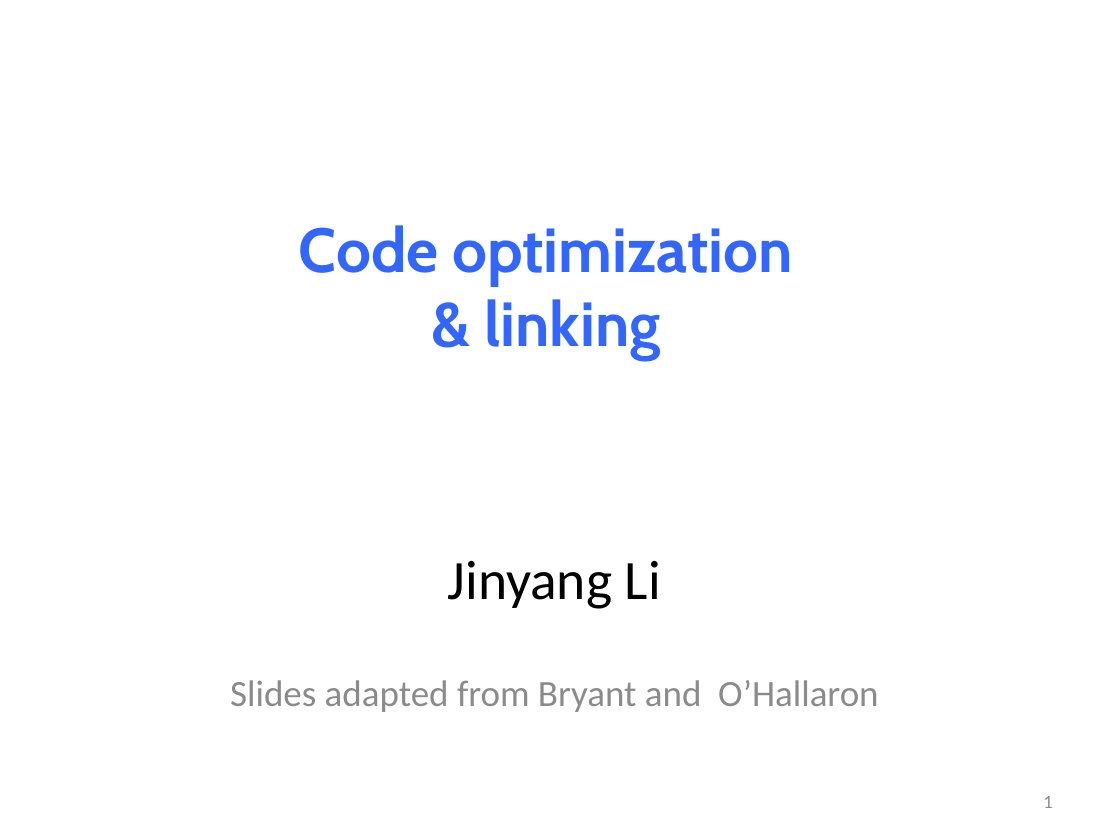
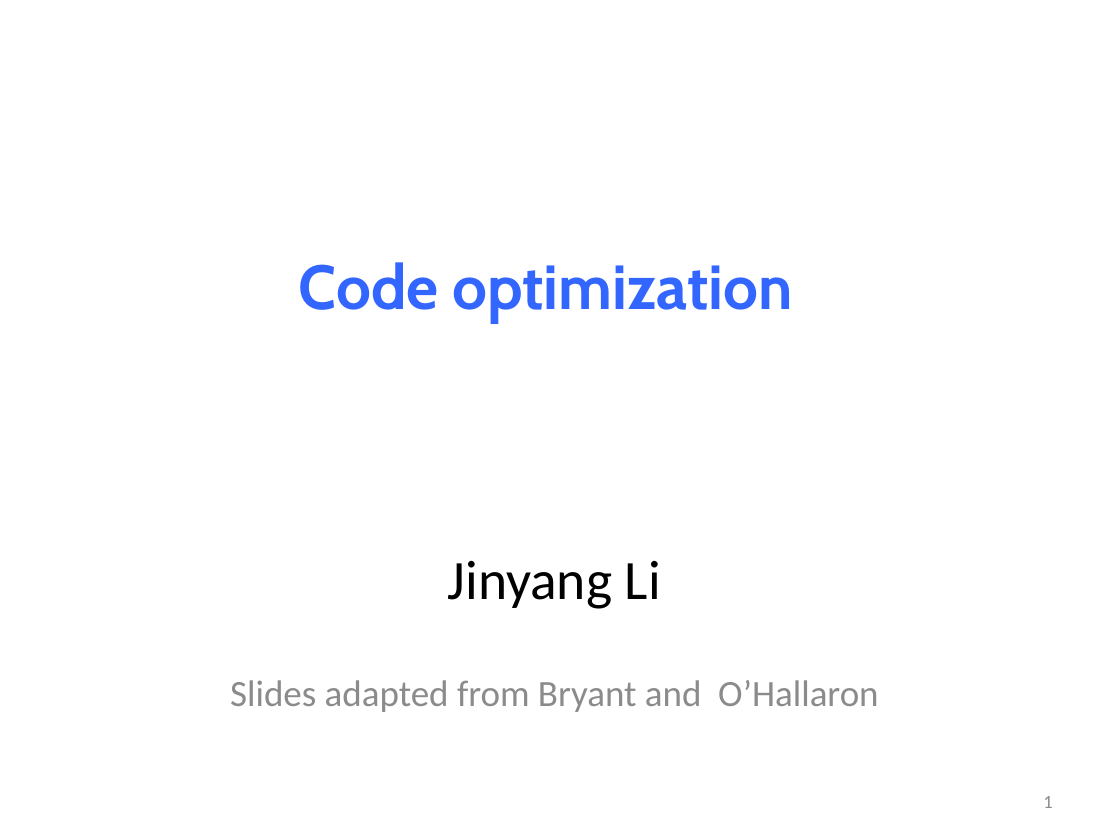
Before and after one commit to NYU-CSO/nyu-cso.github.io, a slide deck: slide 1 of notes/13-optimization-linking.pptx. Drawn at 1120x840 pixels with LibreOffice and Linux fonts; fonts in the diff are those of the drawing. Boxes give left, top, right and bottom in pixels: in the first picture for what was removed or moved away, otherwise in the second. Text is boxed around its words. In the diff, an @@ line names an element or a change of style, - is before the commit and + after.

```diff
--- a/notes/13-optimization-linking.pptx
+++ b/notes/13-optimization-linking.pptx
@@ title at (x1=299, y1=262, x2=793, y2=324): text changed @@
-Code optimization
-& linking
+Code optimization
```
Also in this commit, not shown: 3 other slides changed, 1 slide added, 1 other file.
